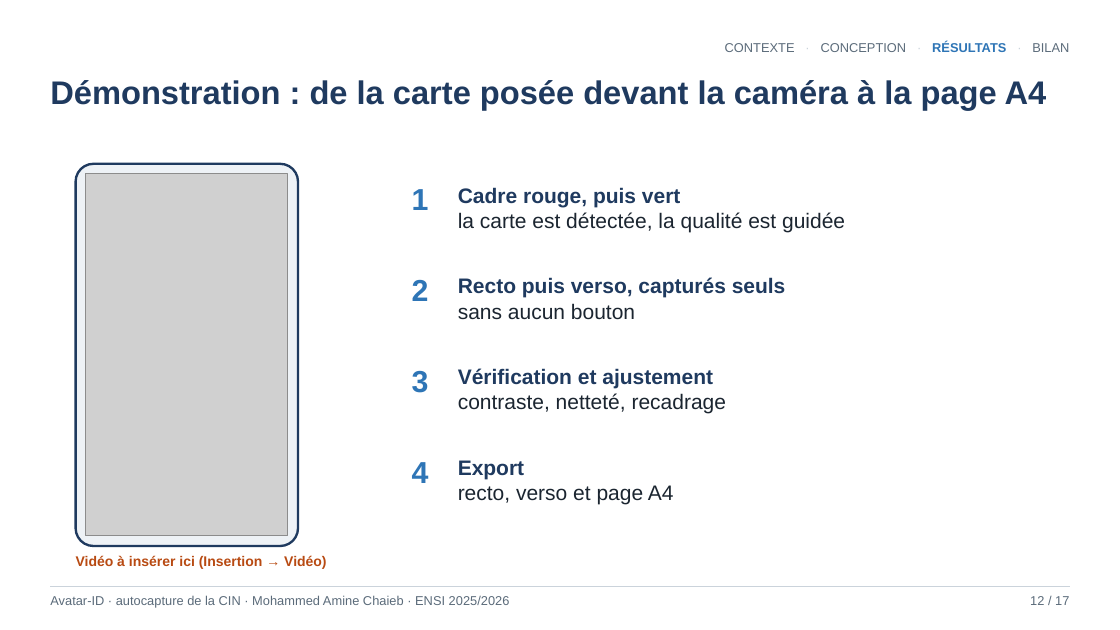
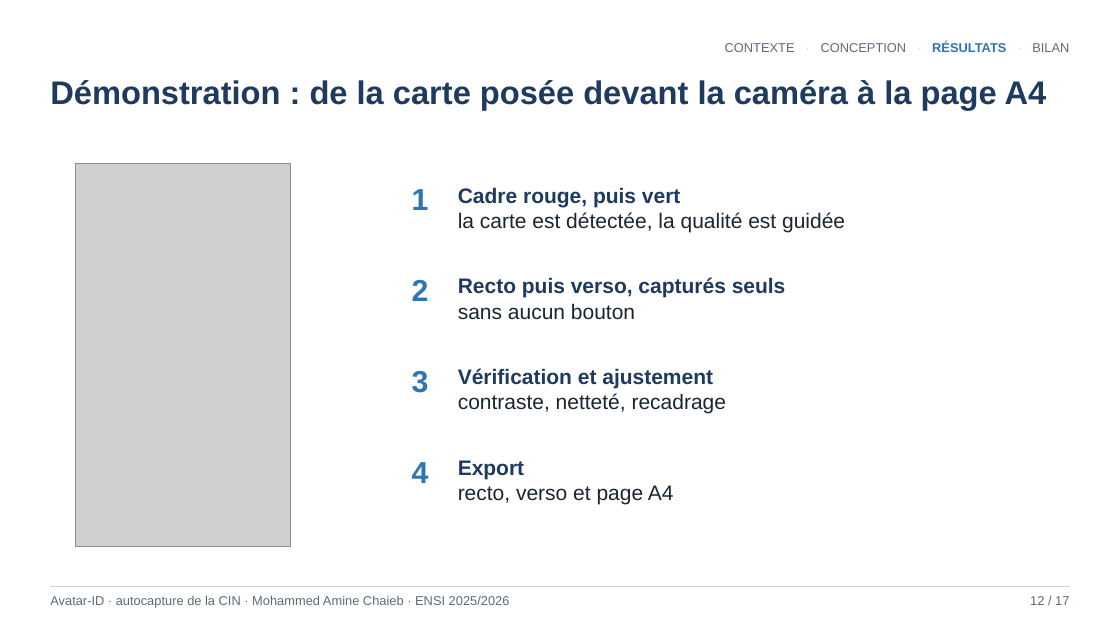
Before and after one commit to mohammedaminechaieb/detection_cin, a slide deck: slide 12 of Soutenance_Stage_ENSI_Final.pptx. Drawn at 1120x630 pixels with LibreOffice and Linux fonts; fonts in the diff are those of the drawing; grey boxes stand for pictures. Boxes give left, top, right and bottom in pixels: in the first picture for what was removed or moved away, otherwise in the second. Text is boxed around its words. In the diff, an @@ line names an element or a change of style, - is before the commit and + after.

```diff
--- a/Soutenance_Stage_ENSI_Final.pptx
+++ b/Soutenance_Stage_ENSI_Final.pptx
@@ picture: place and size @@
-picture at (86, 174, 288, 536)
+picture at (76, 164, 291, 546)
@@ rounded rectangle removed at (76, 164, 298, 546) @@
@@ text removed at (76, 555, 326, 569) @@
-Vidéo à insérer ici (Insertion → Vidéo)
```
Also in this commit, not shown: 1 other file.
